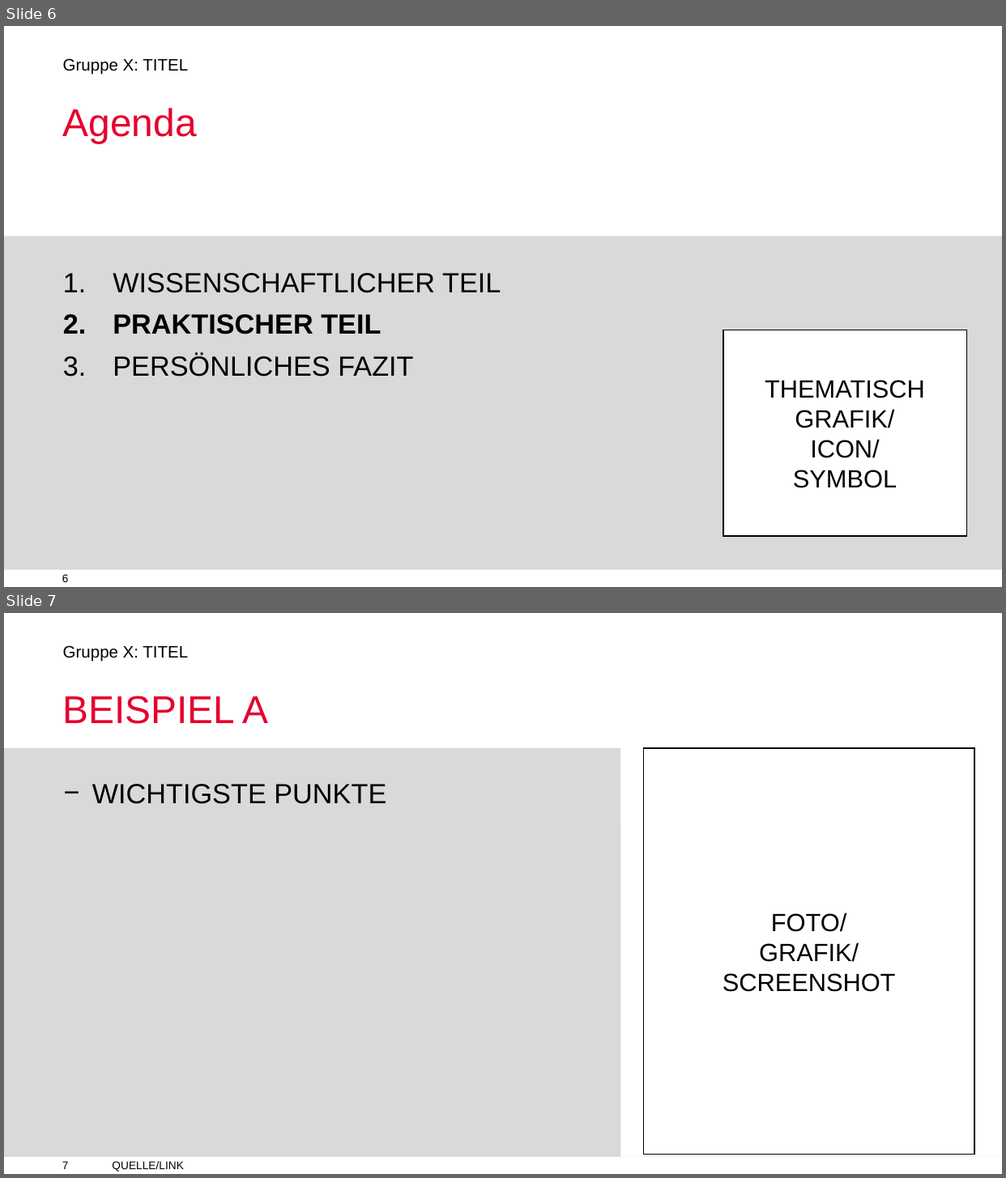
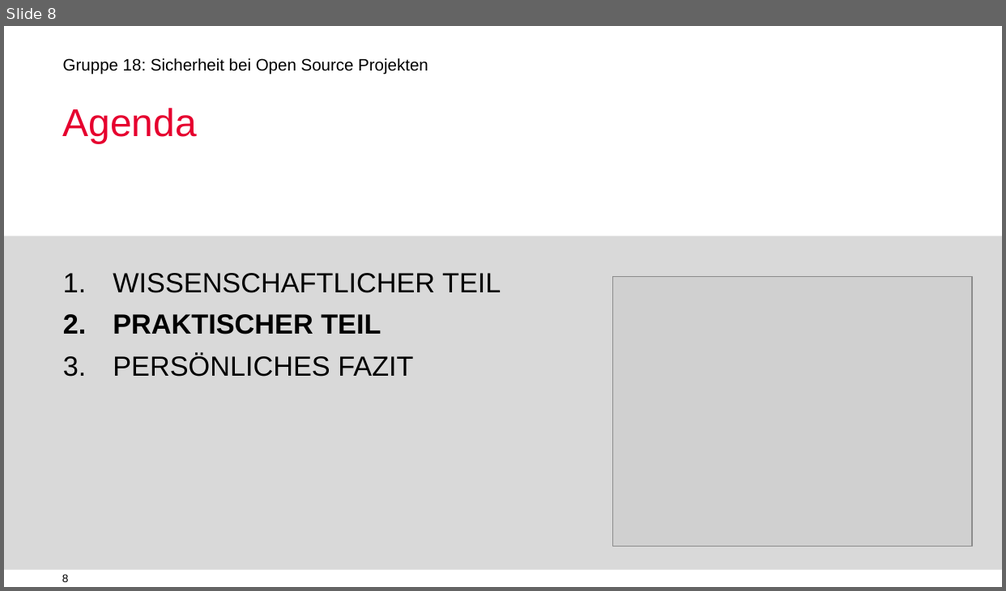
Before and after one commit to jimyouare/digitalenachhaltigkeit, a slide deck: Vortrag/VORLAGE Gruppenpraesentationen(1).pptx. Shown one above the other, each under a label of ours: slides 6 and 7 before the commit, slide 8 after it. The pictures are 1006x1178 and 1006x591 pixels, drawn with LibreOffice and Linux fonts; fonts in the diff are those of the drawing; grey boxes stand for pictures; background and template pictures are left out. Boxes give left, top, right and bottom in pixels: in the first picture for what was removed or moved away, otherwise in the second. Text is boxed around its words. In the diff, an @@ line names an element or a change of style, - is before the commit and + after.

```diff
--- a/Vortrag/VORLAGE Gruppenpraesentationen(1).pptx
+++ b/Vortrag/VORLAGE Gruppenpraesentationen(1).pptx
@@ slide 7 removed at [4,613,1002,1174], background #FFFFFF; not listed: 3 template elements that a slide beside it also shows @@
@@ title removed at [63,696,268,724] @@
-BEISPIEL A
@@ rectangle removed at [4,747,620,1157] @@
@@ rectangle removed at [620,747,1002,1157] @@
@@ rectangle removed at [644,749,975,1155] @@
-FOTO/
-GRAFIK/
-SCREENSHOT
@@ text removed at [92,784,386,804] @@
-− WICHTIGSTE PUNKTE
@@ text removed at [112,1161,183,1172] @@
-QUELLE/LINK
@@ what was slide 6 is now slide 8 @@
@@ slide 8 changed as well @@
@@ text at [63,58,428,75]: text changed @@
-Gruppe X: TITEL
+Gruppe 18: Sicherheit bei Open Source Projekten
@@ picture added at [613,276,972,546] @@
@@ rectangle removed at [722,331,966,536] @@
-THEMATISCH GRAFIK/
-ICON/
-SYMBOL
@@ page number at [62,574,69,582]: text changed @@
-6
+8
```
Also in this commit, not shown: 3 other slides changed, 10 slides added, 6 other slides removed, 5 other files.
